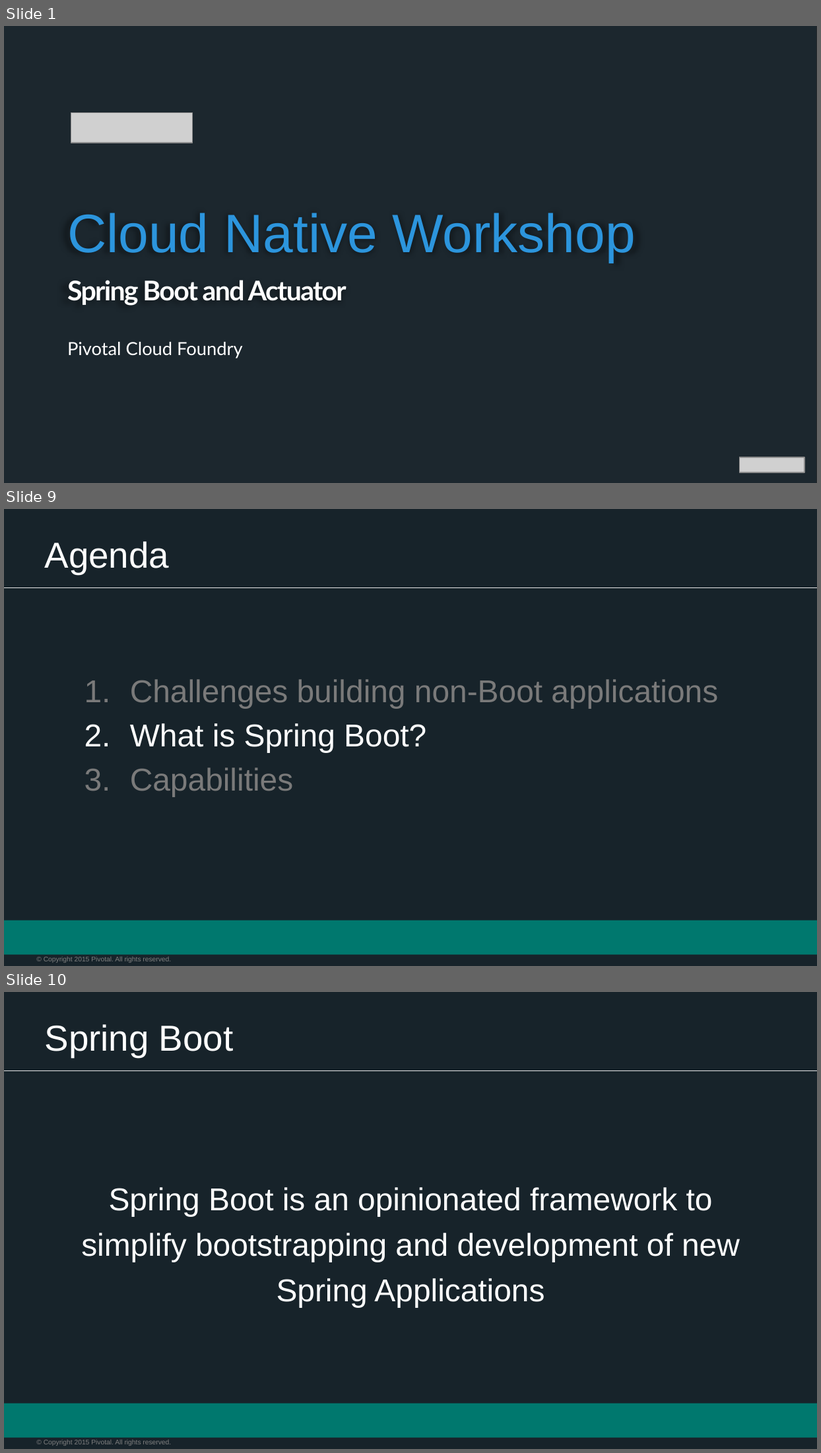
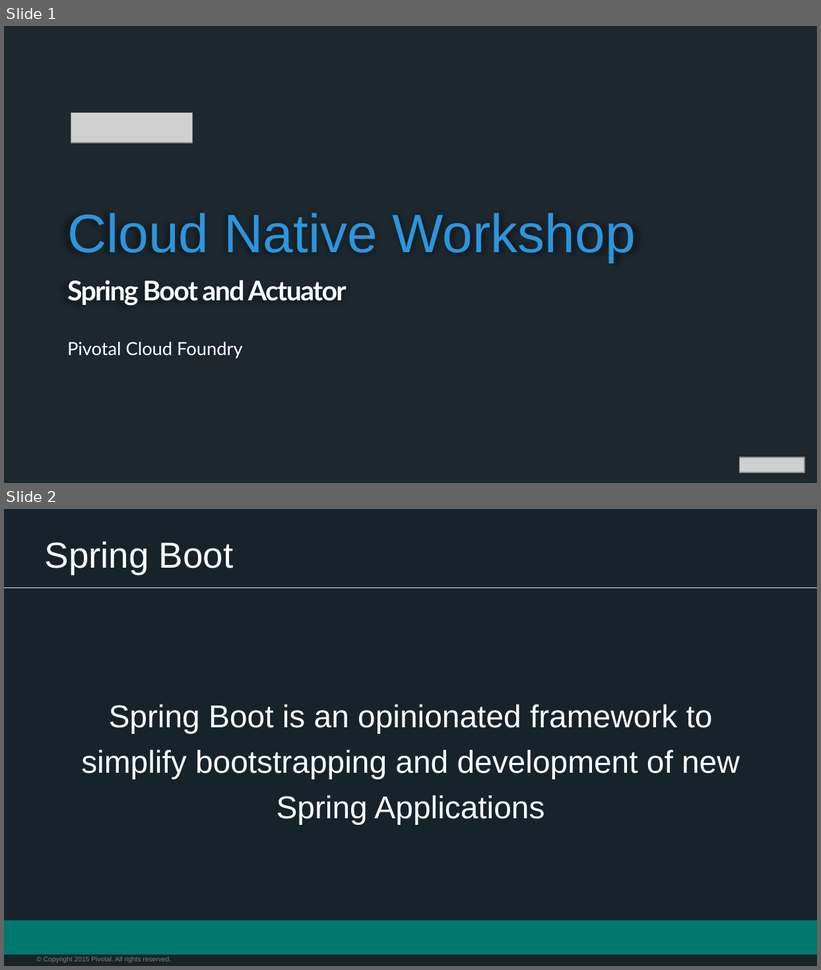
Before and after one commit to appalrpivotal/PCF-Workshop-ESI, a slide deck: presentations/5-Spring_Overview.pptx. Shown one above the other, each under a label of ours: slides 1, 9 and 10 before the commit, slides 1 and 2 after it; the slides between them are not shown. The pictures are 821x1453 and 821x970 pixels, drawn with LibreOffice and Linux fonts; fonts in the diff are those of the drawing; grey boxes stand for pictures; background and template pictures are left out; a plain dark background stands for a picture behind light text. Boxes give left, top, right and bottom in pixels: in the first picture for what was removed or moved away, otherwise in the second. Text is boxed around its words. In the diff, an @@ line names an element or a change of style, - is before the commit and + after.

```diff
--- a/presentations/5-Spring_Overview.pptx
+++ b/presentations/5-Spring_Overview.pptx
@@ slide 9 removed at (x1=4, y1=509, x2=817, y2=966), background #17232A; not listed: 3 template elements that a slide beside it also shows @@
@@ title removed at (x1=45, y1=541, x2=170, y2=574) @@
-Agenda
@@ text removed at (x1=130, y1=679, x2=718, y2=797) @@
-1. Challenges building non-Boot applications
-2. What is Spring Boot?
-3. Capabilities
@@ what was slide 10 is now slide 2 @@
```
Also in this commit, not shown: 7 other slides removed, 42 other files.
